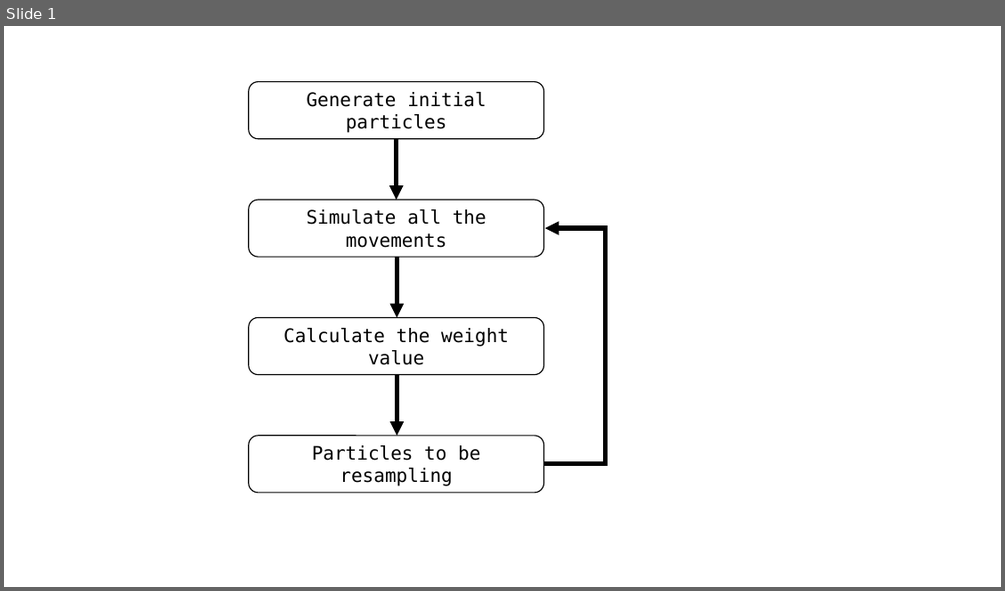
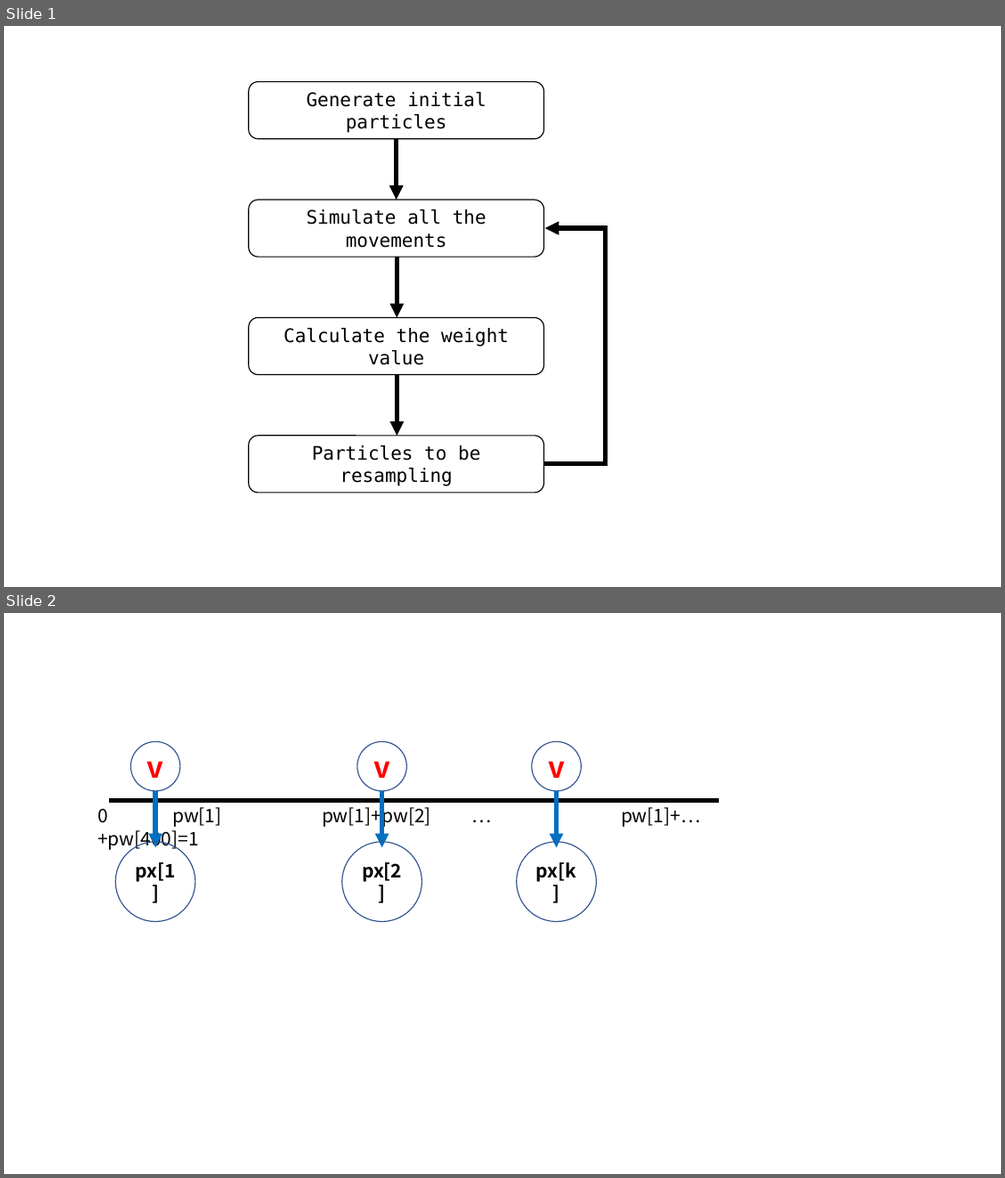
Before and after one commit to AnkorTn/AI3603_HW, a slide deck: HW3/structure.pptx. Shown one above the other, each under a label of ours: slide 1 before the commit, slides 1 and 2 after it. The pictures are 1005x591 and 1005x1178 pixels, drawn with LibreOffice and Linux fonts; fonts in the diff are those of the drawing. Boxes give left, top, right and bottom in pixels: in the first picture for what was removed or moved away, otherwise in the second. Text is boxed around its words. In the diff, an @@ line names an element or a change of style, - is before the commit and + after.

```diff
--- a/HW3/structure.pptx
+++ b/HW3/structure.pptx
@@ slide 2 added at box(4, 613, 1001, 1174), background #FFFFFF @@
@@ ellipse added at box(130, 742, 179, 791), outline #325491 1 pt, 28 pt, text #FF0000, bold @@
+v
@@ ellipse added at box(357, 742, 406, 791), outline #325491 1 pt, 28 pt, text #FF0000, bold @@
+v
@@ ellipse added at box(532, 742, 582, 791), outline #325491 1 pt, 28 pt, text #FF0000, bold @@
+v
@@ arrow added from (156, 791) to (156, 848), #0070C0 4.5 pt @@
@@ arrow added from (382, 791) to (382, 848), #0070C0 4.5 pt @@
@@ arrow added from (557, 791) to (557, 848), #0070C0 4.5 pt @@
@@ text added at box(97, 803, 700, 827), 18 pt, text #000000 @@
+0 pw[1] pw[1]+pw[2] … pw[1]+…+pw[400]=1
@@ line added from (109, 801) to (719, 801), #000000 4.5 pt @@
@@ ellipse added at box(115, 842, 195, 922), outline #325491 1 pt, 18 pt, text #000000, bold @@
+px[1]
@@ ellipse added at box(342, 842, 422, 922), outline #325491 1 pt, 18 pt, text #000000, bold @@
+px[2]
@@ ellipse added at box(517, 842, 596, 922), outline #325491 1 pt, 18 pt, text #000000, bold @@
+px[k]
```
Also in this commit, not shown: 2 other slides added, 4 other files.
